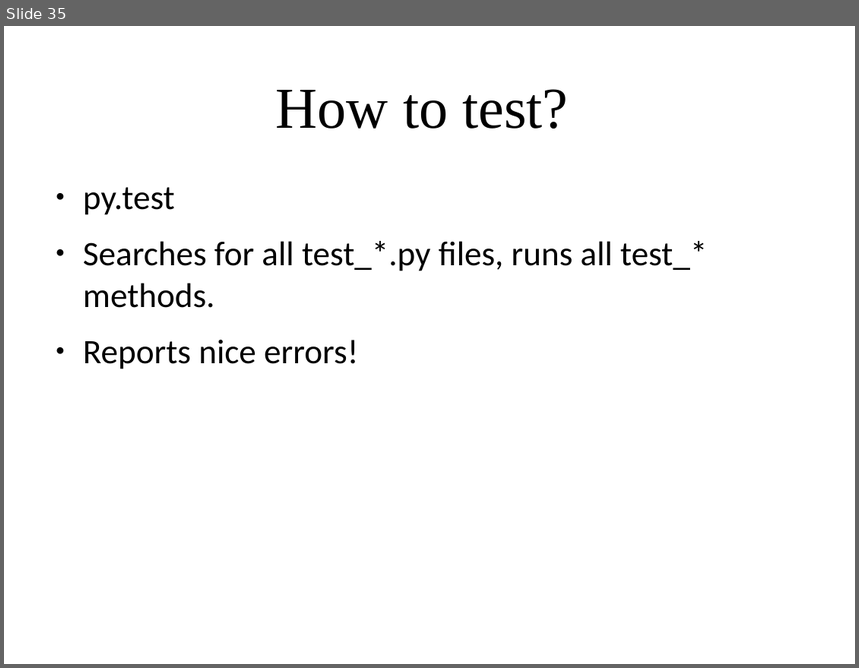
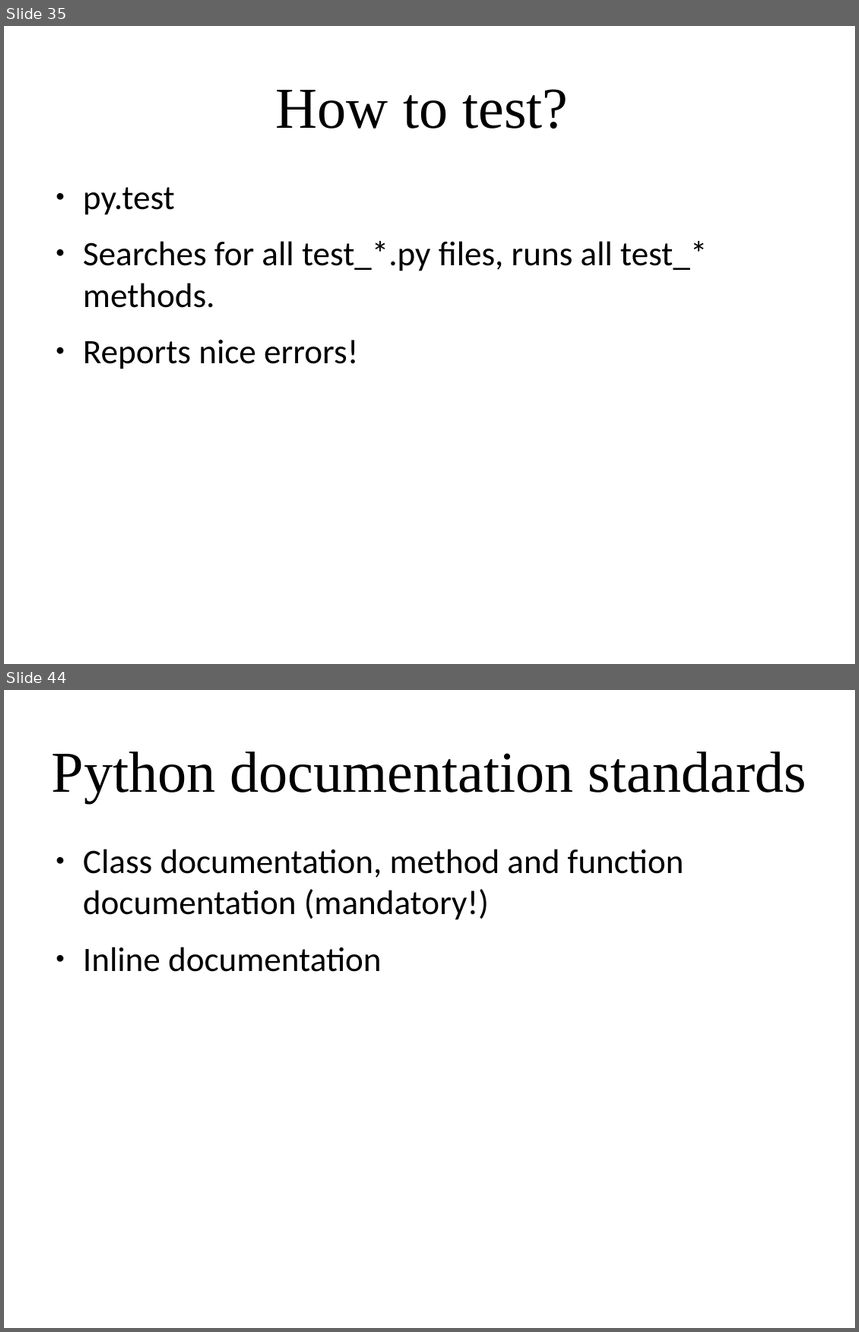
Before and after one commit to amueller/applied_ml_spring_2017, a slide deck: slides/aml-02-012317.odp. Shown one above the other, each under a label of ours: slide 35 before the commit, slides 35 and 44 after it; the slides between them are not shown. The pictures are 859x668 and 859x1332 pixels, drawn with LibreOffice and Linux fonts; fonts in the diff are those of the drawing. Boxes give left, top, right and bottom in pixels: in the first picture for what was removed or moved away, otherwise in the second. Text is boxed around its words. In the diff, an @@ line names an element or a change of style, - is before the commit and + after.

```diff
--- a/slides/aml-02-012317.odp
+++ b/slides/aml-02-012317.odp
@@ slide 44 added at [4,690,855,1328], background #FFFFFF @@
@@ title added at [52,752,807,802], 54 pt, text #000000 @@
+Python documentation standards
@@ text added at [83,849,684,972], 32 pt, text #000000 @@
+● Class documentation, method and function documentation (mandatory!)
+● Inline documentation
```
Also in this commit, not shown: 13 other slides added.
